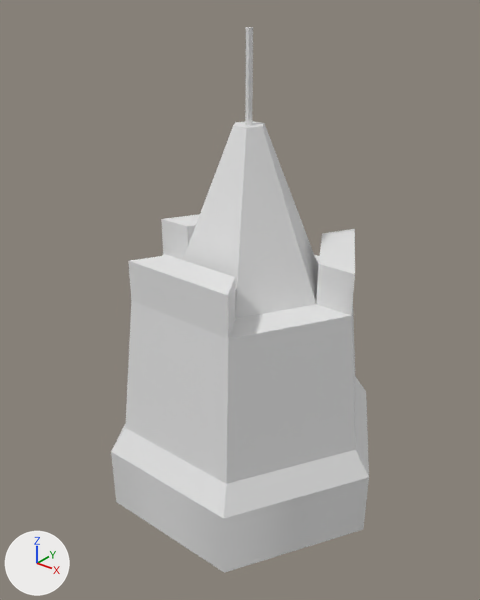
Two versions of the FBX model Content/TD_Models/Raw/Castle.fbx, one commit apart.
Both versions are drawn from a 50 mm camera at (0.254, -0.326, 0.347) aimed at (-0.001, -0.008, 0.149). Arrows for +X, +Y and +Z are at lower left; the lights stay in place. Where no turn or scale is listed for an object, it has been applied to the vertices.

In view in the first picture: 'Tower'.
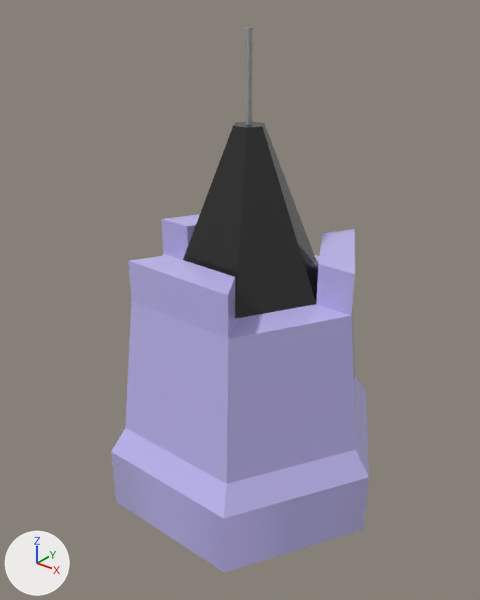
The change, as a diff of the scene's bpy script:
```diff
--- a/Content/TD_Models/Raw/Castle.fbx.py
+++ b/Content/TD_Models/Raw/Castle.fbx.py
@@ mat_03___default @@
+mat_03___default = principled_material('03 - Default')
+mat_03___default.base_color = (0.373, 0.373, 0.373)  # grey #a4a4a4
+mat_03___default.roughness = 0.0
@@ mat_01___default @@
+mat_01___default = principled_material('01 - Default')
+mat_01___default.base_color = (0.549, 0.502, 0.914)  # blue #c4bcf5
+mat_01___default.roughness = 0.0
@@ mat_02___default @@
+mat_02___default = principled_material('02 - Default')
+mat_02___default.base_color = (0.0235, 0.0235, 0.0235)  # black #2a2a2a
+mat_02___default.roughness = 0.0
@@ me_mesh @@
 me_mesh.from_pydata(...)  # 60 vertices, 116 faces; spans x -0.103..0.103, y -0.09..0.09, z 0.0..0.321
 # used by ob_tower; location = (0.0, 0.0, 0.0)
+# me_mesh part 1: all 76 faces centred in x -0.086..0.086, y -0.09..0.09, z 0.0..0.188 switch from no material to mat_01___default (blue #c4bcf5)
+# me_mesh part 2: all 24 faces centred in x -0.031..0.031, y -0.035..0.035, z 0.196..0.266 switch from no material to mat_02___default (black #2a2a2a)
+# me_mesh part 3: all 16 faces centred in x -0.002..0.002, y -0.002..0.002, z 0.284..0.321 switch from no material to mat_03___default (grey #a4a4a4)
```

Changed parts and their boxes [x1, y1, x2, y2] in the pictures (480 x 600 px):
part 1 of me_mesh, recoloured (grey to blue)
    both: [111, 214, 369, 573]
part 2 of me_mesh, recoloured (white to black)
    both: [183, 121, 318, 319]
part 3 of me_mesh, recoloured
    both: [245, 27, 253, 125]
